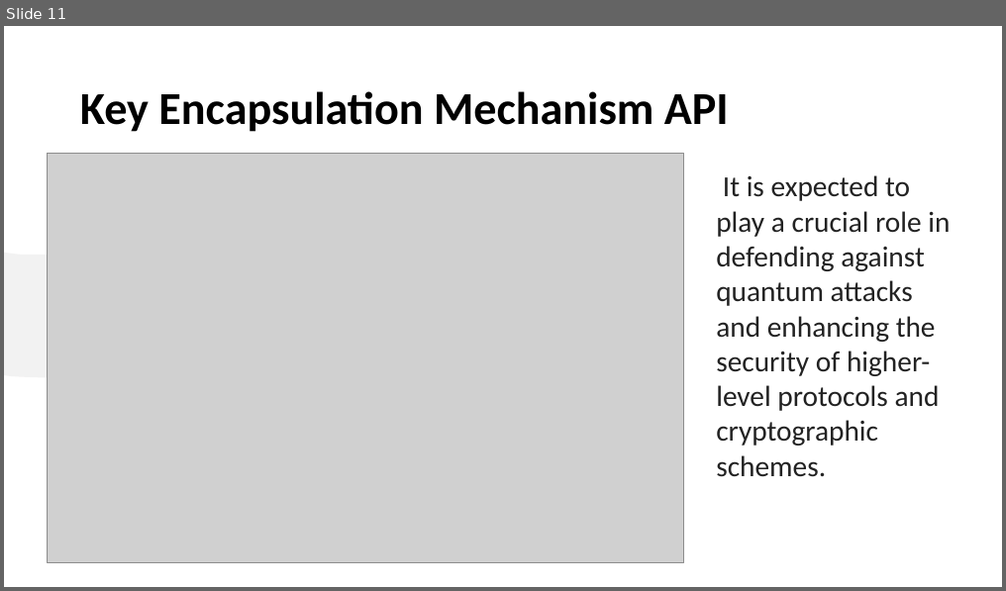
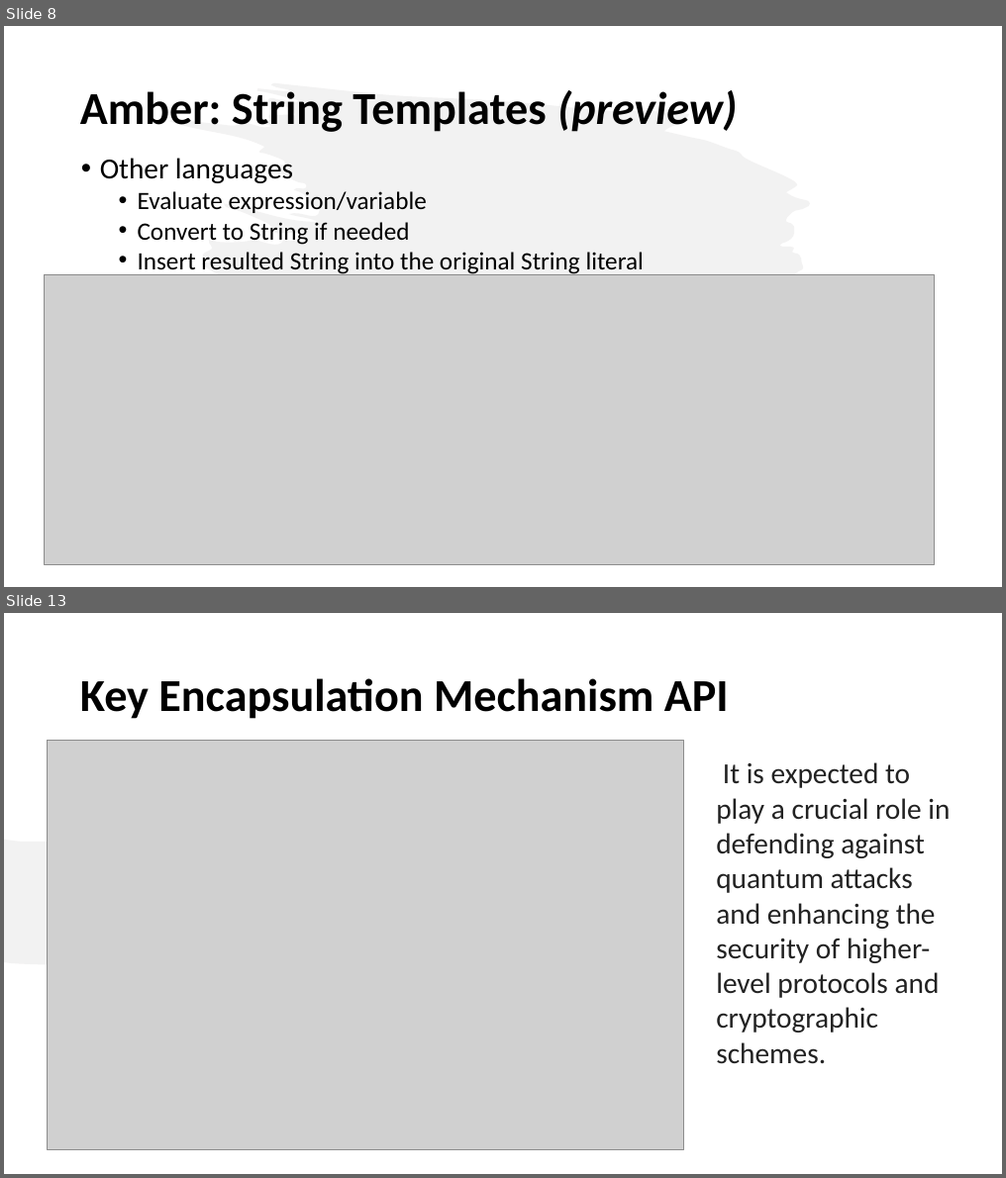
Before and after one commit to iuliana/jdk21-parent-project, a slide deck: Java21-Presentation.pptx. Shown one above the other, each under a label of ours: slide 11 before the commit, slides 8 and 13 after it; the slides between them are not shown. The pictures are 1006x591 and 1006x1178 pixels, drawn with LibreOffice and Linux fonts; fonts in the diff are those of the drawing; grey boxes stand for pictures. Boxes give left, top, right and bottom in pixels: in the first picture for what was removed or moved away, otherwise in the second. Text is boxed around its words. In the diff, an @@ line names an element or a change of style, - is before the commit and + after.

```diff
--- a/Java21-Presentation.pptx
+++ b/Java21-Presentation.pptx
@@ slide 8 added at bbox=[4, 26, 1002, 587], background #FFFFFF @@
@@ freeform shape added at bbox=[168, 82, 840, 537], fill #E7E6E6 at 50% opacity @@
@@ title added at bbox=[80, 90, 737, 132], 44 pt, text #000000, bold @@
+Amber: String Templates (preview)
@@ text added at bbox=[100, 158, 644, 275], 24 pt, text #000000 @@
+• Other languages
+  • Evaluate expression/variable
+  • Convert to String if needed
+  • Insert resulted String into the original String literal
@@ picture added at bbox=[44, 274, 935, 565] @@
@@ what was slide 11 is now slide 13 @@
```
Also in this commit, not shown: 3 slides changed, 1 other slide added, 7 other files.
